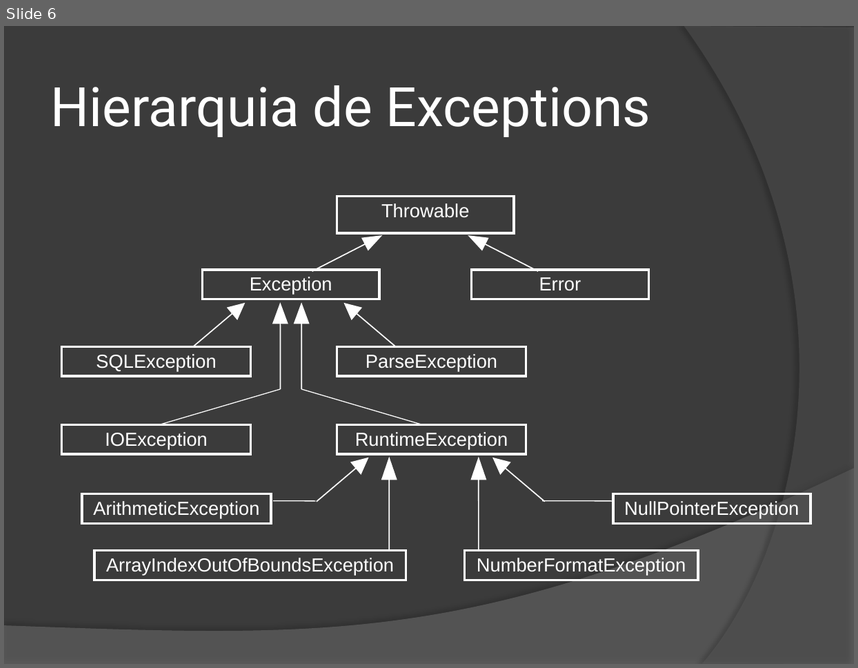
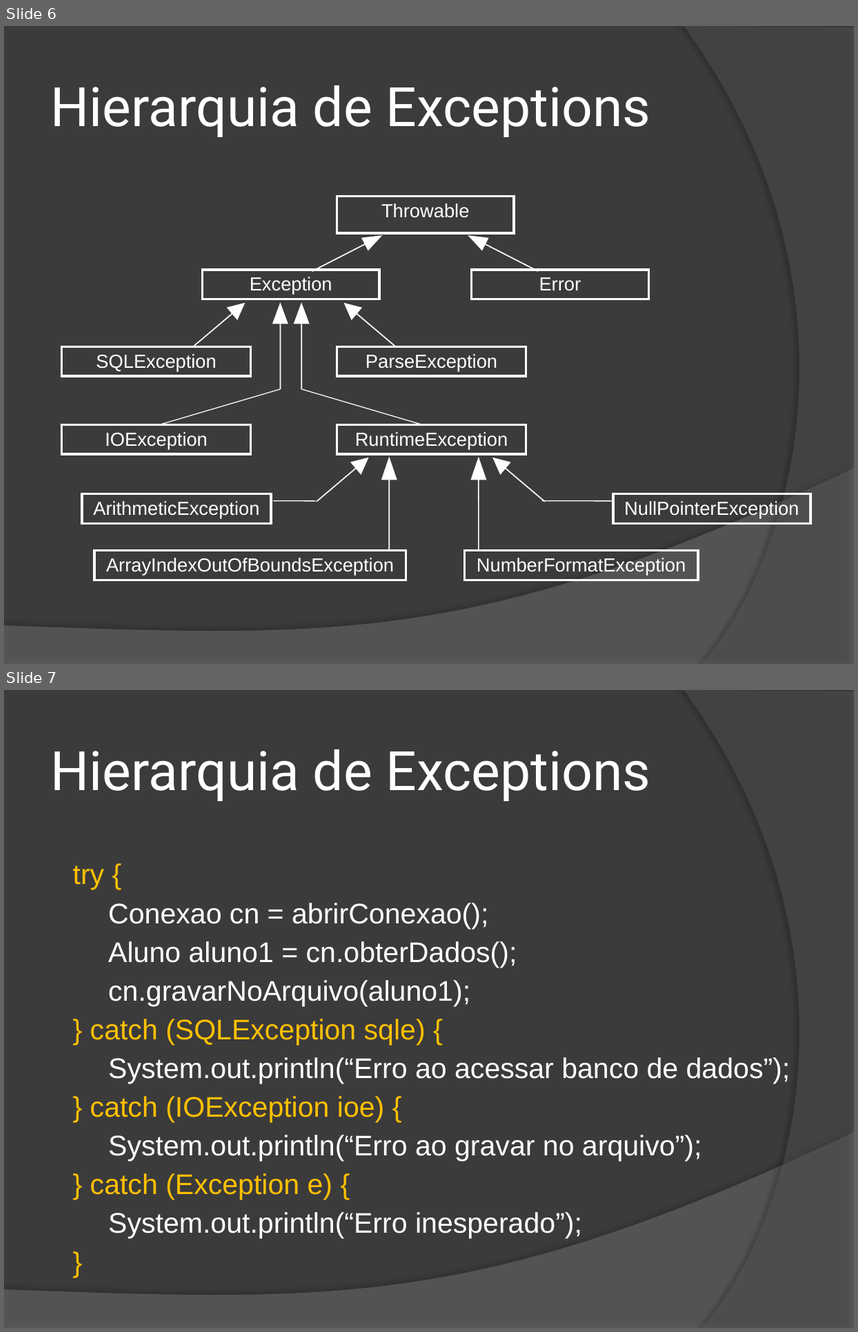
Before and after one commit to duchesqui/slzvieira-training, a slide deck: 2-Java-Programmer-Modulo-II/12.Capitulo06.pptx. Shown one above the other, each under a label of ours: slide 6 before the commit, slides 6 and 7 after it. The pictures are 858x668 and 858x1332 pixels, drawn with LibreOffice and Linux fonts; fonts in the diff are those of the drawing. Boxes give left, top, right and bottom in pixels: in the first picture for what was removed or moved away, otherwise in the second. Text is boxed around its words. In the diff, an @@ line names an element or a change of style, - is before the commit and + after.

```diff
--- a/2-Java-Programmer-Modulo-II/12.Capitulo06.pptx
+++ b/2-Java-Programmer-Modulo-II/12.Capitulo06.pptx
@@ slide 7 added at (4, 690, 854, 1328), background #3B3B3B; not listed: 2 template elements that a slide beside it also shows @@
@@ title added at (51, 749, 651, 801), 46 pt, text #FFFFFF @@
+Hierarquia de Exceptions
@@ text added at (73, 865, 791, 1239), 24 pt, text #FFFFFF @@
+try {
+Conexao cn = abrirConexao();
+Aluno aluno1 = cn.obterDados();
+cn.gravarNoArquivo(aluno1);
+} catch (SQLException sqle) {
+System.out.println(“Erro ao acessar banco de dados”);
+} catch (IOException ioe) {
+System.out.println(“Erro ao gravar no arquivo”);
+} catch (Exception e) {
+System.out.println(“Erro inesperado”);
+}
```
Also in this commit, not shown: 4 slides changed, 13 other slides added, 1 slide removed.
